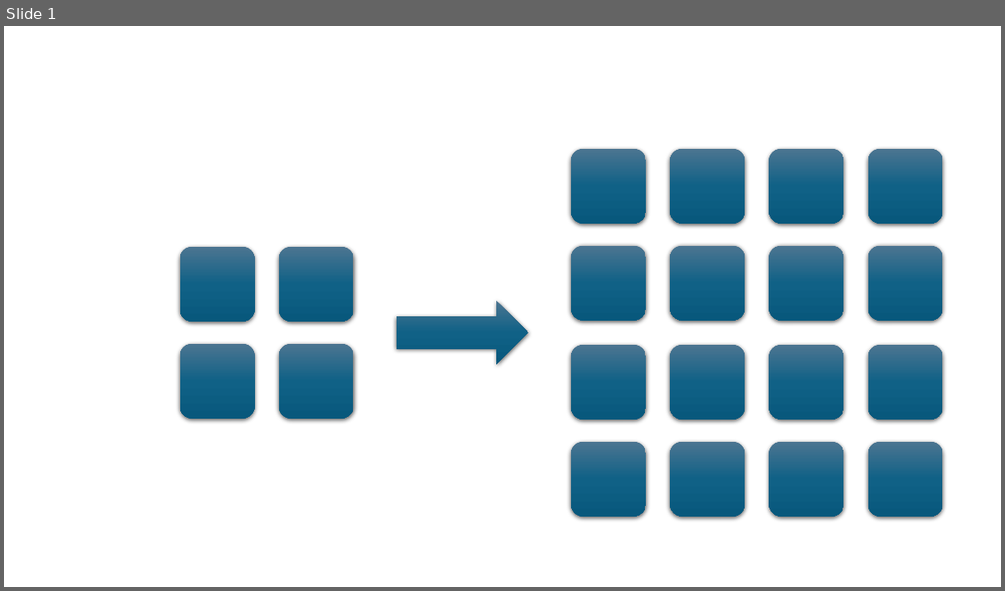
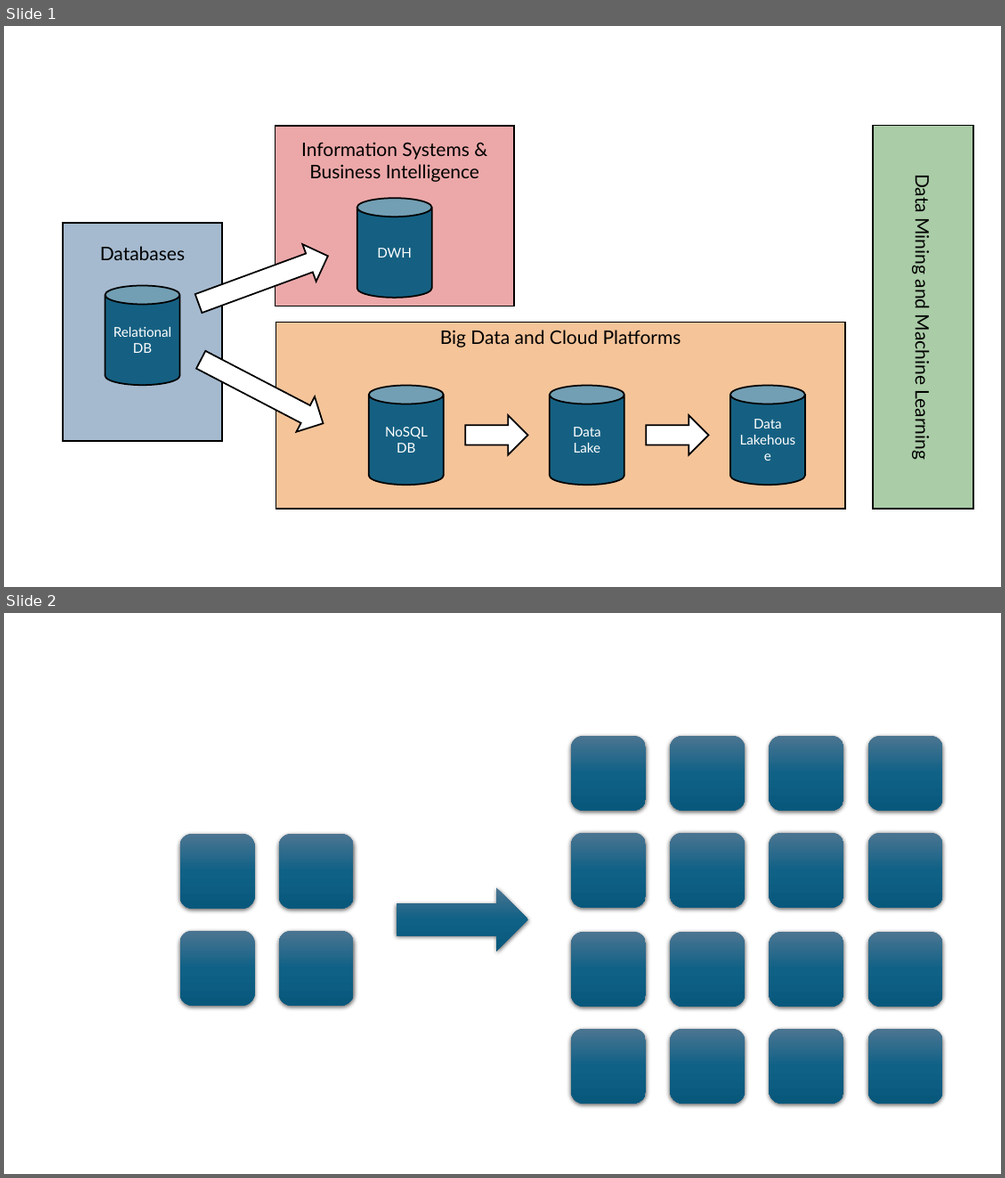
Before and after one commit to w4bo/AA2526-unibo-bigdataandcloudplatforms, a slide deck: slides/figures.pptx. Shown one above the other, each under a label of ours: slide 1 before the commit, slides 1 and 2 after it. The pictures are 1005x591 and 1005x1178 pixels, drawn with LibreOffice and Linux fonts; fonts in the diff are those of the drawing; background and template pictures are left out. Boxes give left, top, right and bottom in pixels: in the first picture for what was removed or moved away, otherwise in the second. Text is boxed around its words. In the diff, an @@ line names an element or a change of style, - is before the commit and + after.

```diff
--- a/slides/figures.pptx
+++ b/slides/figures.pptx
@@ slide 1 added at bbox=[4, 26, 1001, 587], background #FFFFFF @@
@@ rectangle added at bbox=[275, 126, 514, 305], fill #DA5354 at 50% opacity, outline #000000 1.5 pt, 18 pt, text #000000 @@
+Information Systems & Business Intelligence
@@ rectangle added at bbox=[873, 126, 974, 508], fill #569B50 at 50% opacity, outline #000000 1.5 pt, 18 pt, text #000000 @@
+Data Mining and Machine Learning
@@ cylinder added at bbox=[357, 198, 432, 297], fill #156082, outline #000000 1.5 pt, 13 pt, text #FFFFFF @@
+DWH
@@ rectangle added at bbox=[63, 223, 222, 441], fill #4C76A0 at 50% opacity, outline #000000 1.5 pt, 18 pt, text #000000 @@
+Databases
@@ right arrow added at bbox=[192, 238, 335, 322], fill #FFFFFF, outline #000000 1.5 pt @@
@@ cylinder added at bbox=[105, 286, 179, 385], fill #156082, outline #000000 1.5 pt, 13 pt, text #FFFFFF @@
+Relational DB
@@ right arrow added at bbox=[192, 342, 332, 441], fill #FFFFFF, outline #000000 1.5 pt @@
@@ rectangle added at bbox=[276, 322, 845, 508], fill #EC8B34 at 50% opacity, outline #000000 1.5 pt, 18 pt, text #000000 @@
+Big Data and Cloud Platforms
@@ cylinder added at bbox=[369, 385, 444, 484], fill #156082, outline #000000 1.5 pt, 13 pt, text #FFFFFF @@
+NoSQL DB
@@ cylinder added at bbox=[550, 385, 624, 484], fill #156082, outline #000000 1.5 pt, 13 pt, text #FFFFFF @@
+Data
+Lake
@@ cylinder added at bbox=[730, 385, 805, 484], fill #156082, outline #000000 1.5 pt, 13 pt, text #FFFFFF @@
+Data
+Lakehouse
@@ right arrow added at bbox=[465, 415, 528, 454], fill #FFFFFF, outline #000000 1.5 pt @@
@@ right arrow added at bbox=[647, 415, 709, 454], fill #FFFFFF, outline #000000 1.5 pt @@
@@ what was slide 1 is now slide 2 @@
```
Also in this commit, not shown: 1 other file.
